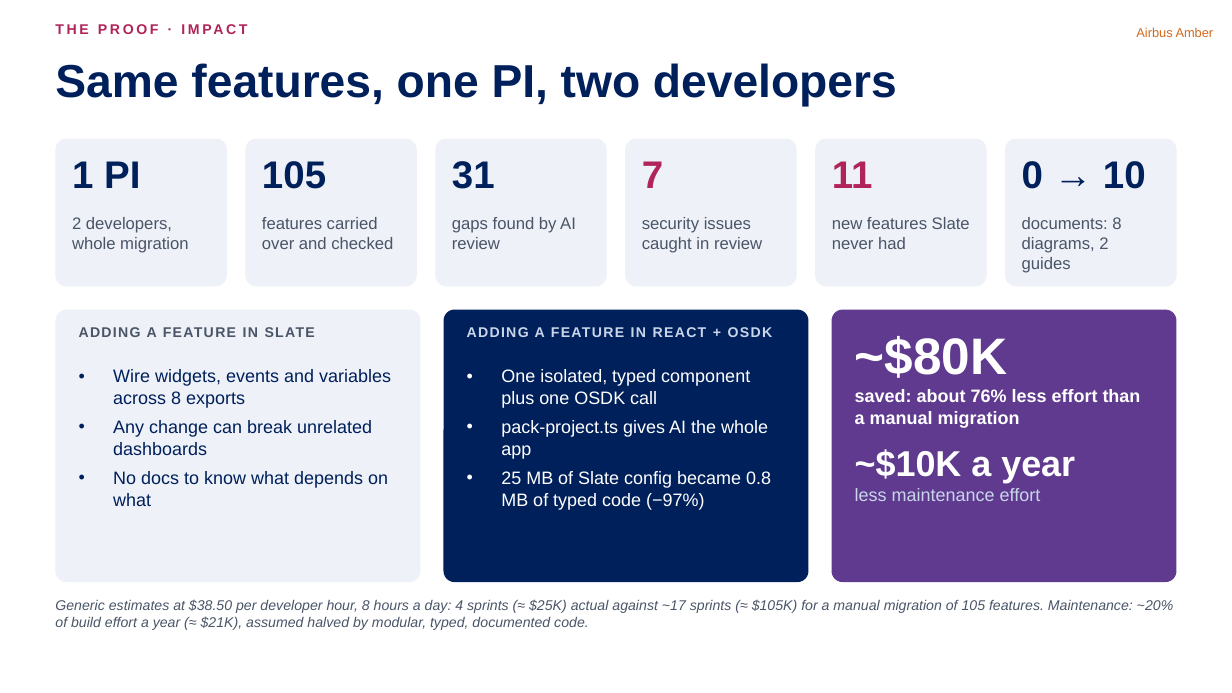
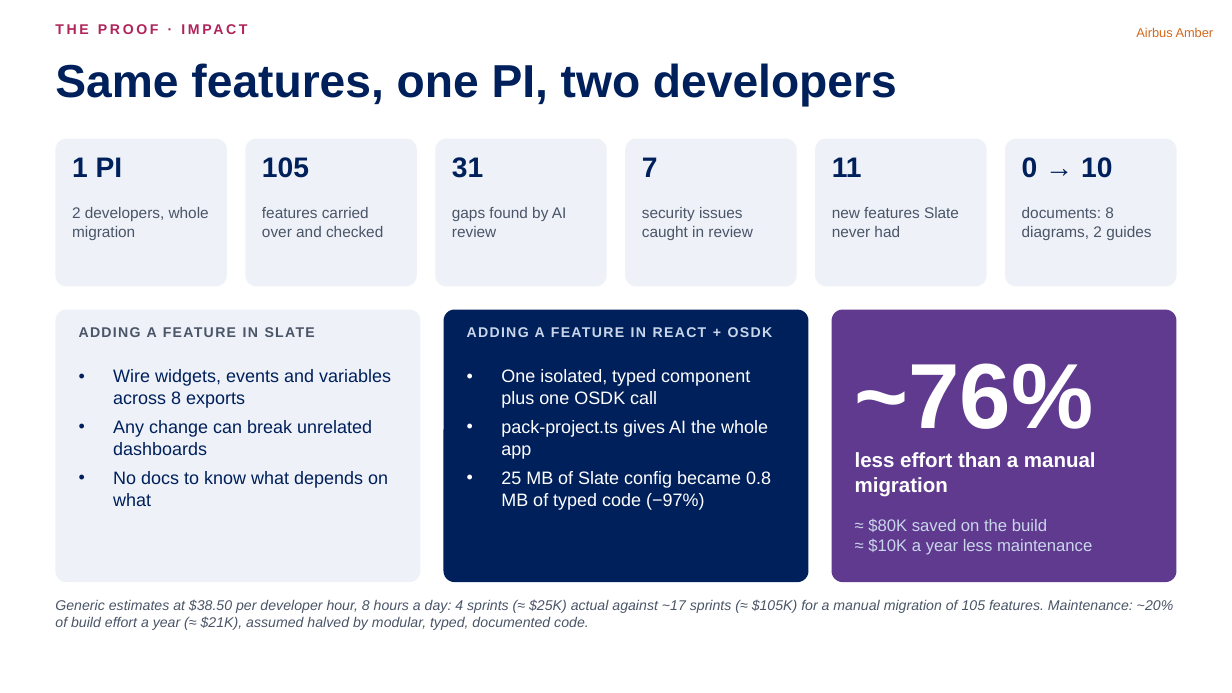
Before and after one commit to nithinram97/archify, a slide deck: slide 5 of erm-migration/docs/ERM-Migration-Jury-Pitch-v2.pptx. Drawn at 1232x693 pixels with LibreOffice and Linux fonts; fonts in the diff are those of the drawing. Boxes give left, top, right and bottom in pixels: in the first picture for what was removed or moved away, otherwise in the second. Text is boxed around its words. In the diff, an @@ line names an element or a change of style, - is before the commit and + after.

```diff
--- a/erm-migration/docs/ERM-Migration-Jury-Pitch-v2.pptx
+++ b/erm-migration/docs/ERM-Migration-Jury-Pitch-v2.pptx
@@ text "7" at <box>642,157,658,177</box>: size 30 to 22 pt, text colour #B0245A to #00205B @@
@@ text "11" at <box>832,157,862,177</box>: size 30 to 22 pt, text colour #B0245A to #00205B @@
@@ size 30 to 22 pt in 4 elements at <box>72,157,123,177</box>, <box>262,157,309,178</box>, <box>452,157,483,178</box>, <box>1022,157,1112,178</box> @@
@@ text "2 developers, whole migration": place and size @@
-text "2 developers, whole migration" at <box>72,217,188,253</box>
+text "2 developers, whole migration" at <box>72,207,209,240</box>
@@ text "features carried over and checked": place and size @@
-text "features carried over and checked" at <box>262,217,393,249</box>
+text "features carried over and checked" at <box>262,207,383,237</box>
@@ text "gaps found by AI review": place and size @@
-text "gaps found by AI review" at <box>452,217,576,249</box>
+text "gaps found by AI review" at <box>452,207,567,237</box>
@@ text "security issues caught in review": place and size @@
-text "security issues caught in review" at <box>642,217,762,253</box>
+text "security issues caught in review" at <box>642,207,752,240</box>
@@ text "new features Slate never had": place and size @@
-text "new features Slate never had" at <box>832,217,970,249</box>
+text "new features Slate never had" at <box>832,207,959,237</box>
@@ size 13 to 12 pt in 6 elements at <box>72,207,209,240</box>, <box>262,207,383,237</box>, <box>452,207,567,237</box>, <box>642,207,752,240</box>, <box>832,207,959,237</box>, <box>1022,207,1151,240</box> @@
@@ text "documents: 8 diagrams, 2 guides": place and size @@
-text "documents: 8 diagrams, 2 guides" at <box>1022,217,1121,273</box>
+text "documents: 8 diagrams, 2 guides" at <box>1022,207,1151,240</box>
@@ text "~76%" at <box>855,363,1096,555</box>: vertical alignment top to middle @@
@@ text at <box>855,363,1096,555</box>: text changed; size 14 to 13 pt; text colour #FFFFFF to #C9D6EA; bold off @@
-~$80K
-saved: about 76% less effort than a manual migration
-~$10K a year
-less maintenance effort
+~76%
+less effort than a manual migration
+≈ $80K saved on the build
+≈ $10K a year less maintenance
```
Also in this commit, not shown: 3 other files.
